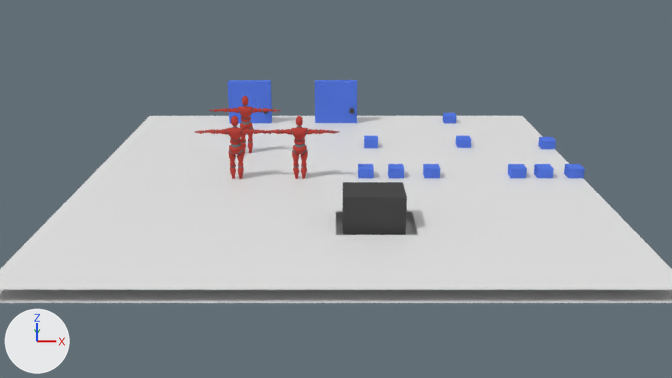
The Blender file _game_teste.blend: old version first, new version second.
Before and after are seen from the file's camera 'Camera'. The lights are fixed; the arrows at lower left show +X, +Y and +Z.

The first picture shows 'Dors.000', 'Dors.001', 'Plane', 'Plane.002', 'bau', 'enemyes.001', 'enemyes.002', 'enemyes.003'.
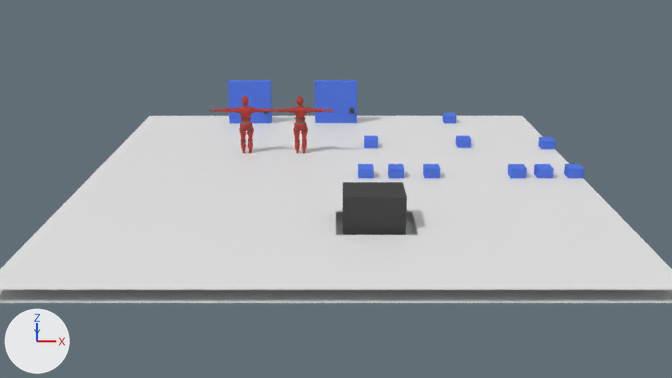
Location of each change, [x1, y1, x2, y2] in pixels of the pictures (672 x 378 px):
'enemyes.001', moved: before [195, 116, 274, 179]; after [266, 96, 336, 153]
'enemyes.002', deleted: before [260, 116, 340, 179]

The edits, one by one:
Object 'enemyes.002' (ob_enemyes_002) is deleted.
Object 'enemyes.001' (ob_enemyes_001) moves from (-3.52, -0.27, 1.06) to (-1.4, 2.87, 1.06).
